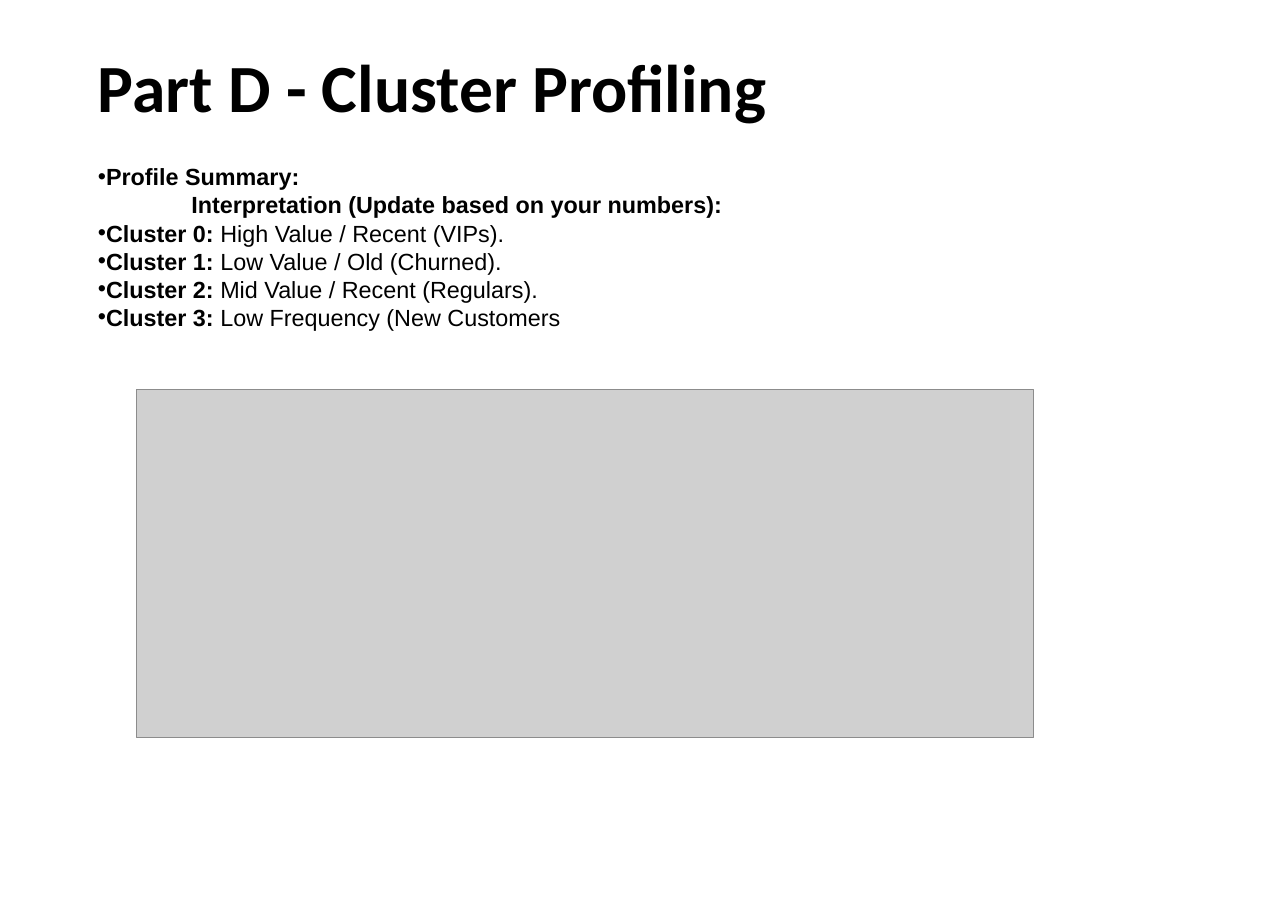
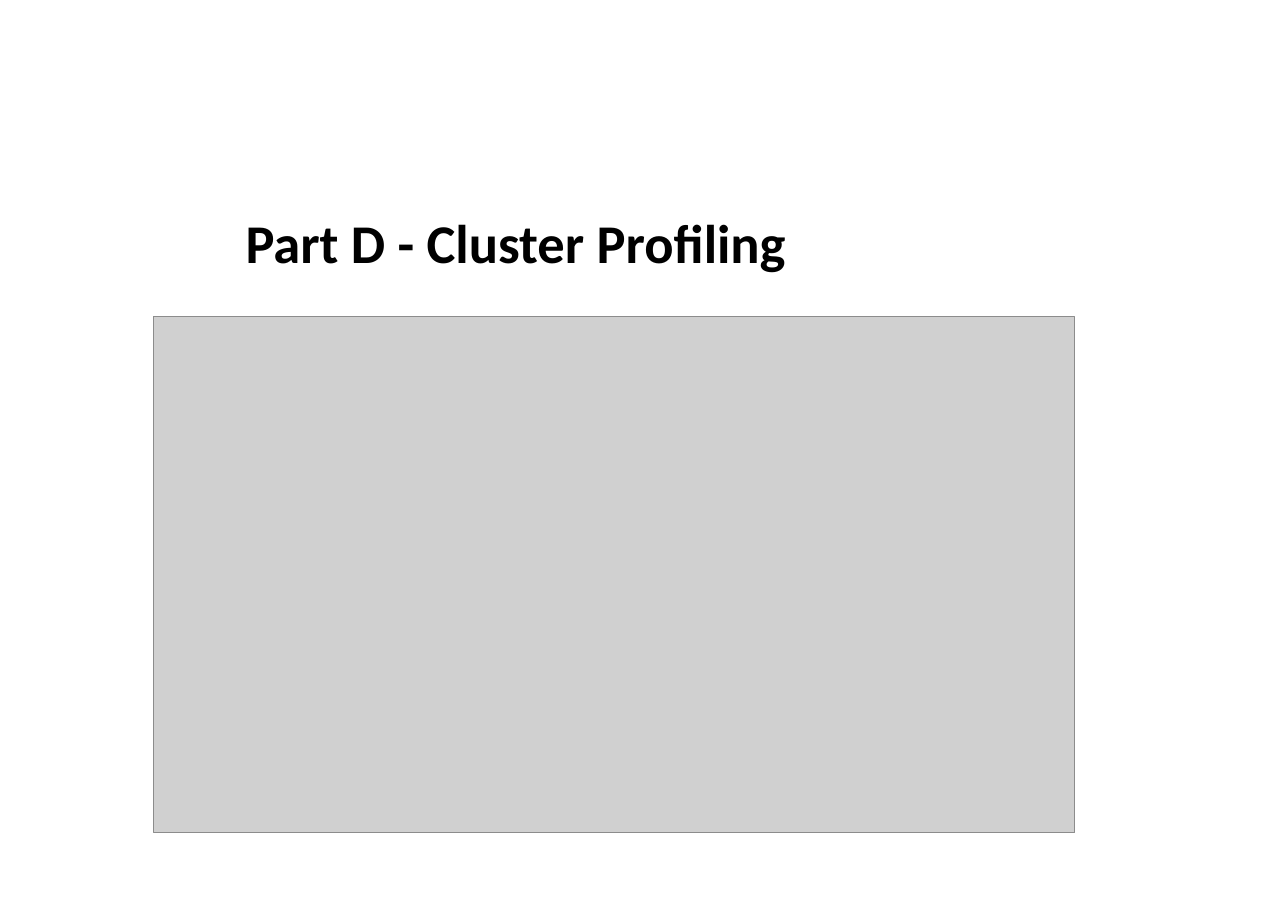
Before and after one commit to Aijuka-Josbert/Nigerian-ecommerce, a slide deck: slide 10 of Aijuka Josbert.pptx. Drawn at 1288x920 pixels with LibreOffice and Linux fonts; fonts in the diff are those of the drawing; grey boxes stand for pictures. Boxes give left, top, right and bottom in pixels: in the first picture for what was removed or moved away, otherwise in the second. Text is boxed around its words. In the diff, an @@ line names an element or a change of style, - is before the commit and + after.

```diff
--- a/Aijuka Josbert.pptx
+++ b/Aijuka Josbert.pptx
@@ title "Part D - Cluster Profiling": place and size @@
-title "Part D - Cluster Profiling" at (98,64,766,124)
+title "Part D - Cluster Profiling" at (246,224,786,273)
@@ title "Part D - Cluster Profiling" at (246,224,786,273): size 52 to 42 pt; vertical alignment middle to bottom @@
@@ text removed at (106,168,722,331) @@
-• Profile Summary:
-Interpretation (Update based on your numbers):
-• Cluster 0: High Value / Recent (VIPs).
-• Cluster 1: Low Value / Old (Churned).
-• Cluster 2: Mid Value / Recent (Regulars).
-• Cluster 3: Low Frequency (New Customers
@@ picture: place and size @@
-picture at (136,390,1033,737)
+picture at (154,317,1075,833)
```
Also in this commit, not shown: 3 other slides changed, 1 other file.
